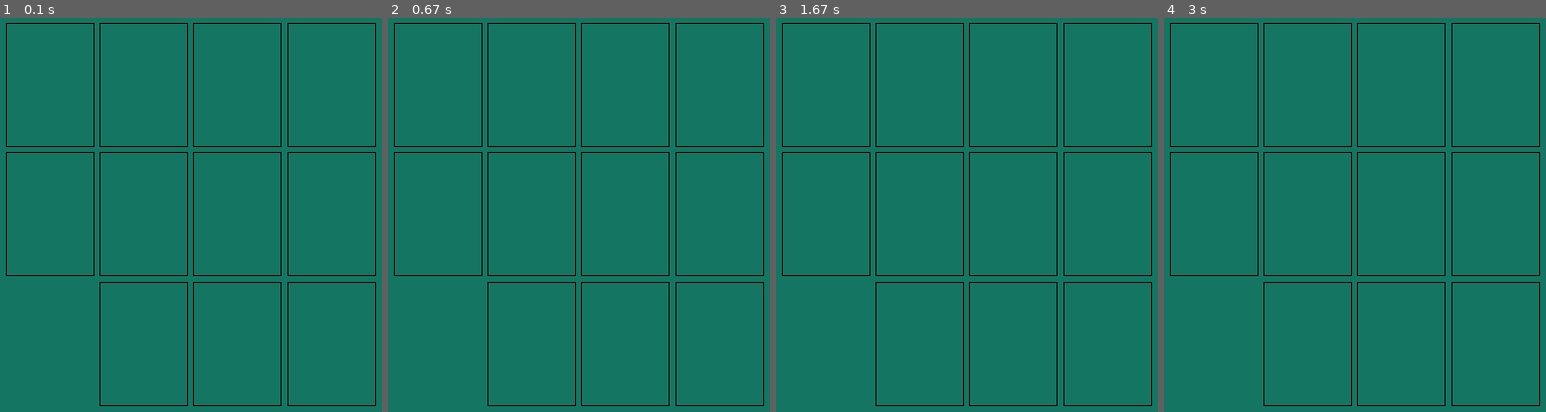
Above: before the commit, frames 1-4 (left to right).
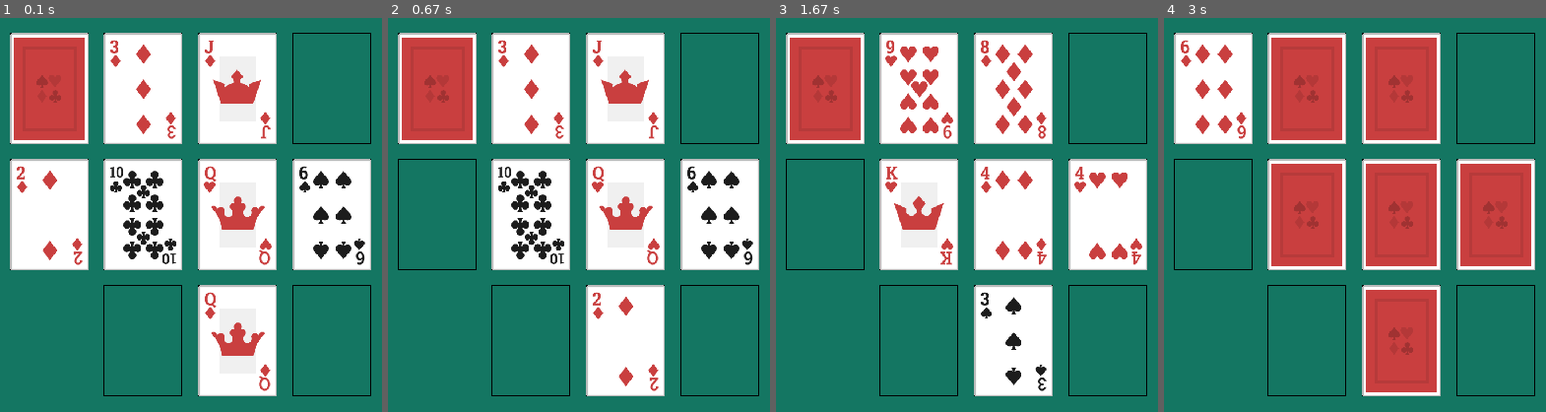
Above: after the commit, the same moments.

Repository: alexetsnyder/OuroborosPython
Game: pygame game, started from Pygame/FourSeasons/app.py
Same seed, same stepped clock (60 frames per second), same inputs: the game is played once before the commit and once after it.
Inputs (mouse positions are in pixels of both pictures, inside the frame that each line leads up to):
- Up to frame 1 (0.1 s): no input
- Up to frame 2 (0.67 s): press the mouse at (430, 218) at 0.37 s; move the mouse to (533, 262) at 0.47 s; release the mouse at (640, 301) at 0.6 s
- Up to frame 3 (1.67 s): tap F at 0.67 s; tap R at 1 s; press the mouse at (818, 218) at 1.37 s; move the mouse to (974, 246) at 1.47 s; release the mouse at (1131, 278) at 1.6 s
- Up to frame 4 (3 s): tap F at 2.23 s; click (outside the picture) at 2.25 s

The runs differ from the first frame. In frame 1, 50% of the frame differs, in the area x 1-99%, y 1-99%; in frame 2, 45%; in frame 3, 45%; in frame 4, 45%.

Commit message:
Bug Fixes and Refactoring
Bug Fixes including shuffling flipping all cards up, and cards not returning to proper tile, and Refactoring. Also added mouse right button down event that will flip any card clicked on.

Diff:
--- a/Pygame/FourSeasons/app.py
+++ b/Pygame/FourSeasons/app.py
@@ -30,9 +30,13 @@
 			self.surface = pygame.display.set_mode(self.size, pygame.RESIZABLE)
 			self.card_table.on_resize((0, 0), self.size)
 		elif event.type == pygame.MOUSEBUTTONUP:
-			self.card_table.on_mouse_button_up(event)
+			if event.button == MouseButton.LEFT:
+				self.card_table.on_mouse_left_button_up(event)
 		elif event.type == pygame.MOUSEBUTTONDOWN:
-			self.card_table.on_mouse_button_down(event)
+			if event.button == MouseButton.LEFT:
+				self.card_table.on_mouse_left_button_down(event)
+			elif event.button == MouseButton.RIGHT:
+				self.card_table.on_mouse_right_button_down(event)
 		elif event.type == pygame.MOUSEMOTION:
 			self.card_table.on_mouse_move(event)
 
--- a/Pygame/FourSeasons/four_seasons.py
+++ b/Pygame/FourSeasons/four_seasons.py
@@ -1,92 +1,79 @@
 #four_seasons.py
-import go
+import go, time
 import pygame, random
-from datetime import datetime
 from pygame import freetype
 from structs import *
 
 #To Do:
 #1) Font Size Changes do to window size.
-#2) Sort cards so, that you the correct show first, and are selected first.
+#2) Increase margin size.
 
 class Card:
 	SOURCE_FOLDER = 'Cards'
 	CARD_BACK_IMAGE_FILE = 'cardBack_red5.png'
 
-	def __init__(self, card_val, suit, slot_index, is_showing=False):
-		self.mw, self.mh = (5, 5)
+	def __init__(self, card_val, suit, tile_index, is_showing=False):
+		self.mouse_pos = (0, 0)
 		self.is_selected = False
-		self.mouse_pos = (0, 0)
+		self.mw, self.mh = (0, 0)
 		self.suit = suit
 		self.value = card_val
-		self.slot_index = slot_index
+		self.tile_index = tile_index
+		self.is_showing = is_showing
 		self.card_str = CARD_LETTERS[self.value]
 		self.suit_char = SUITS_CHAR[suit]
 		self.suit_str = SUITS_STR[suit]
 		self.suit_color = SUITS_COLOR[suit]
 		self.front_color = Color.ALICE_BLUE
 		self.back_color = Color.DEEP_SKY_BLUE
-		self.is_showing = is_showing
 		self.rect = go.Rect((0, 0), (0, 0), Color.TEAL_FELT)
 		self.card_back = pygame.image.load('{0}/{1}'.format(Card.SOURCE_FOLDER, Card.CARD_BACK_IMAGE_FILE)).convert()
 		self.card_front = pygame.image.load('{0}/card{1}{2}.png'.format(Card.SOURCE_FOLDER, self.suit_str, self.card_str)).convert()
-		# self.card_font_info = FontInfo(font_size=40, font_color=self.suit_color)
-		# self.suit_font_info = FontInfo(font_size=20, font_color=self.suit_color, font_name='segoeuiemoji')
-		# self.card_text = RenderText(self.card_str, font_info=self.card_font_info)
-		# self.suit_text = RenderText(self.suit_str, font_info=self.suit_font_info)
-		# self.border = Rect((0, 0), (0, 0), Color.BLACK, 2)
-
-	def on_click(self, event):
+
+	def on_mouse_left_button_down(self, event):
 		self.is_selected = True
 		self.mouse_pos = event.pos
 
-	def on_mouse_button_up(self, slot, new_slot_index):
-		x, y = slot.top_left
+	def on_mouse_left_button_up(self, tile, new_tile_index):
+		x, y = tile.top_left
 		self.is_selected = False
 		self.set_position(x, y, self.rect.w, self.rect.h)
-		self.slot_index = new_slot_index
-
-	def on_move(self, event):
+		self.tile_index = new_tile_index
+
+	def on_mouse_right_button_down(self):
+		self.is_showing = not self.is_showing
+
+	def on_mouse_move(self, event):
 		if self.is_selected:
 			new_pos = event.pos
 			v = go.Vector(*new_pos) - go.Vector(*self.mouse_pos)
 			self.move(v.v0, v.v1)
 			self.mouse_pos = new_pos
 
-	def on_resize(self, slot):
-		x, y = slot.top_left
-		w, h = slot.size
-		self.set_size(w, h)
-		self.set_position(x, y, w, h)
+	def on_resize(self, tile):
+		self.put(tile)
+
+	def put(self, tile):
+		self.set_size(*tile.size)
+		self.set_position(*tile.top_left, *tile.size)
 
 	def is_within(self, position):
 		return self.rect.is_within(position)
 
 	def set_size(self, w, h):
 		self.rect.set_size((w - self.mw, h - self.mh))
-		# self.border.set_size((w - self.mw, h - self.mh))
-
-	def set_slot(self, slot_index):
-		self.slot_index = slot_index
+
+	def set_tile(self, tile_index):
+		self.tile_index = tile_index
 
 	def set_position(self, x, y, w, h):
 		self.rect.set_position((x + self.mw // 2, y + self.mh // 2))
-		# cx, cy = (x + w // 2,  y + h // 2)
-		# self.card_text.set_position((cx, cy))
-		# self.suit_text.set_position((cx, cy + self.card_text.h))
-		# self.border.set_position((x + self.mw // 2, y + self.mh // 2))
 
 	def move(self, dx, dy):
 		self.rect.move(dx, dy)
-		#self.border.move(dx, dy)
-		# self.card_text.move(dx, dy)
-		# self.suit_text.move(dx, dy)
 
 	def update(self):
 		self.rect.update()
-		# self.card_text.update()
-		# self.suit_text.update()
-		# self.border.update()
 
 	def draw(self, surface):
 		x, y = self.rect.top_left
@@ -97,38 +84,48 @@
 		else:
 			card_image = self.card_back
 		surface.blit(pygame.transform.scale(card_image, (int(w), int(h))), (int(x), int(y)))
-		# self.rect.draw(surface)
-		# self.border.draw(surface)
-		# if self.is_showing:
-		# 	self.card_text.draw(surface)
-		# 	self.suit_text.draw(surface)
 
 def reverse(l):
 	return [l[j] for j in range(len(l) - 1, -1, -1)]
 
 class Deck:
+	SUIT_COUNT  = 4
+	CARD_COUNT  = 13
+	DEALT_CARDS = 7
+
 	def __init__(self):
-		self.seed = datetime.now()
-		random.seed(self.seed)
+		self.seed = -1
+		self.top_card = -1
 		self.deck = []
 		self.active_cards = []
-		self.top_card = -1
 		self.create()
 
+	def shuffle_seed(self):
+		self.seed = time.time()
+		random.seed(self.seed)
+
 	def on_resize(self, tiles):
 		for i in self.active_cards:
-			self.deck[i].on_resize(tiles[self.deck[i].slot_index])
-
-	def on_click(self, event):
+			card = self.deck[i]
+			card.on_resize(tiles[card.tile_index])
+
+	def on_mouse_left_button_down(self, event):
 		for i in reverse(self.active_cards):
-			if self.deck[i].is_within(event.pos):
+			card = self.deck[i]
+			if card.is_within(event.pos):
 				self.active_cards.remove(i)
 				self.active_cards.append(i)
-				print(self.active_cards)
-				self.deck[i].on_click(event)
+				card.on_mouse_left_button_down(event)
 				break
 
-	def on_mouse_button_up(self, tiles):
+	def on_mouse_right_button_down(self, event):
+		for i in reverse(self.active_cards):
+			card = self.deck[i]
+			if card.is_within(event.pos):
+				card.on_mouse_right_button_down()
+				break
+
+	def on_mouse_left_button_up(self, tiles):
 		selected_card = None
 		for i in self.active_cards:
 			if self.deck[i].is_selected:
@@ -136,52 +133,67 @@
 				break
 		if not selected_card == None:
 			max_area = 0
-			max_tile = None
-			max_index = self.deck[i].slot_index
-			for i, tile in tiles:
+			max_tile = tiles[selected_card.tile_index]
+			max_tile_index = selected_card.tile_index
+			for i, tile in [(i, tiles[i]) for i in range(len(tiles)) if not i == CardTable.NON_TILE]:
 				if selected_card.rect.is_intersecting(tile.rect):
 					area = selected_card.rect.intersecting(tile.rect).area()
 					if area > max_area:
 						max_area = area
 						max_tile = tile
-						max_index = i
-			selected_card.on_mouse_button_up(max_tile, max_index)
+						max_tile_index = i
+			selected_card.on_mouse_left_button_up(max_tile, max_tile_index)
 
 	def on_mouse_move(self, event):
 		for i in self.active_cards:
-			self.deck[i].on_move(event)
+			self.deck[i].on_mouse_move(event)
 
 	def create(self):
-		for suit in range(4):
-			for i in range(1, 14):
+		for suit in range(Deck.SUIT_COUNT):
+			for i in range(1, Deck.CARD_COUNT + 1):
 				self.deck.append(Card(i, suit, CardTable.DECK_TILE))
 
 	def shuffle(self):
+		self.shuffle_seed()
+		self.print_seed()
 		random.shuffle(self.deck)
 
-	def new_deal(self):
+	def deal(self, tiles):
+		for i in self.active_cards:
+			card = self.deck[i]
+			card.put(tiles[card.tile_index])
+
+	def new_deal(self, tiles):
 		self.reset()
-		self.deck[0].set_slot(CardTable.FOUNDATION_TILES[0])
-		self.deck[0].is_showing = True
-		for i in range(1, 6):
-			self.deck[i].set_slot(CardTable.TABLEAU_TILES[i - 1])
-			self.deck[i].is_showing = True
-		self.deck[6].set_slot(CardTable.DISCARD_TILE)
-		self.deck[6].is_showing = True
-		self.top_card = 7
-		self.active_cards += [i for i in range(8)]
+		self.shuffle()
+		self.draw_card(self.deck[0], CardTable.FOUNDATION_TILES[0])
+		for i in range(1, Deck.DEALT_CARDS - 1):
+			self.draw_card(self.deck[i], CardTable.TABLEAU_TILES[i - 1])
+		self.draw_card(self.deck[Deck.DEALT_CARDS - 1], CardTable.DISCARD_TILE)
+		self.top_card = Deck.DEALT_CARDS
+		self.active_cards += [i for i in range(Deck.DEALT_CARDS + 1)]
+		self.deal(tiles)
+
+	def draw_card(self, card, tile_index, is_showing=True):
+		card.set_tile(tile_index)
+		card.is_showing = is_showing
 
 	def reset(self):
 		self.active_cards.clear()
 		for card in self.deck:
-			card.set_slot(CardTable.DECK_TILE)
+			card.set_tile(CardTable.DECK_TILE)
+			card.is_showing = False
 
 	def top(self):
 		return self.deck[self.top_card]
 
 	def flip_cards(self):
 		for i in self.active_cards:
-			self.deck[i].is_showing = not self.deck[i].is_showing
+			card = self.deck[i]
+			card.is_showing = not card.is_showing
+
+	def print_seed(self):
+		print('Seed: {0}'.format(self.seed))
 
 	def update(self):
 		for i in self.active_cards:
@@ -193,12 +205,12 @@
 
 class CardTile:
 	def __init__(self, top_left, size):
-		self.x, self.y = self.top_left = top_left
 		self.w, self.h = self.size = size
+		self.left, self.top = self.top_left = top_left
 		self.rect = go.Rect(self.top_left, self.size, Color.BLACK, 1)
 
 	def set_position(self, top_left):
-		self.x, self.y = self.top_left = top_left
+		self.left, self.top = self.top_left = top_left
 		self.rect.set_position(self.top_left)
 
 	def set_size(self, size):
@@ -211,17 +223,24 @@
 	def draw(self, surface):
 		self.rect.draw(surface)
 
+class DeckTile (CardTile):
+	INDEX = 0
+
+class DiscardTile (CardTile):
+	INDEX = 1
+
+class NonTile:
+	INDEX = 2
+
 class TableueTile (CardTile):
-	pass
-
-class DeckTile (CardTile):
-	pass
-
-class DiscardTile (CardTile):
-	pass
+	INDEXES = [6, 4, 7, 10, 8]
+	def __init__(self, tile_index):
+		self.tile_index = tile_index
 
 class FoundationTile (CardTile):
-	pass
+	INDEXES = [3, 5, 9, 11]
+	def __init__(self, tile_index):
+		self.tile_index = tile_index
 
 class CardTable:
 	NON_TILE         = 2
@@ -229,27 +248,19 @@
 	DISCARD_TILE     = 1
 	TABLEAU_TILES    = [6, 4, 7, 10, 8]
 	FOUNDATION_TILES = [3, 5, 9, 11]
+	COLUMNS          = 4
+	ROWS             = 3
 	CARD_SIZE_RATIO  = 2.5 / 3.5
 
 	def __init__(self, position, size):
-		x, y = position
-		self.w, self.h = self.size = size
-		self.mw, self.mh = (5, 5)
+		self.mw, self.mh = (15, 15)
 		self.card_width, self.card_height = (0, 0)
-		self.x, self.y = self.origin = (x + self.w // 2, y + self.h // 2)
-		self.half_w, self.half_h = self.w / 2, self.h / 2
-		self.left_x, self.right_x = self.mw + self.x - self.half_w, self.x + self.half_w - self.mw
-		self.top_y, self.bottom_y = self.mh + self.y - self.half_h, self.y + self.half_h - self.mh
-		self.left_top = (self.left_x, self.top_y)
-		self.right_top = (self.right_x, self.top_y)
-		self.left_bottom = (self.left_x, self.bottom_y)
-		self.right_bottom = (self.right_x, self.bottom_y)
+		self.set_size(size)
+		self.set_position(position)
 		self.card_tiles = []
 		self.create()
 		self.deck = Deck()
-		print('Seed: {0}'.format(self.deck.seed))
-		self.deck.shuffle()
-		self.deck.new_deal()
+		self.deck.new_deal(self.card_tiles)
 
 	def get(self, index):
 		return self.card_tiles[index]
@@ -261,6 +272,12 @@
 	def set_position(self, position):
 		x, y = position
 		self.x, self.y = self.origin = (x + self.w // 2, y + self.h // 2)
+		self.left, self.right = self.mw + self.x - self.half_w, self.x + self.half_w - self.mw
+		self.top, self.bottom = self.mh + self.y - self.half_h, self.y + self.half_h - self.mh
+		self.left_top = (self.left, self.top)
+		self.right_top = (self.right, self.top)
+		self.left_bottom = (self.left, self.bottom)
+		self.right_bottom = (self.right, self.bottom)
 
 	def assay(self):
 		self.card_height = 2 * (self.half_h - 2 * self.mh) / 3
@@ -276,18 +293,18 @@
 
 	def create(self):
 		self.assay()
-		for i in range(4):
-			for j in range(3):
-				cx = self.left_x + i * (self.card_width + self.mw)
-				cy = self.top_y + j * (self.card_height + self.mh)
+		for i in range(CardTable.COLUMNS):
+			for j in range(CardTable.ROWS):
+				cx = self.left + i * (self.card_width + self.mw)
+				cy = self.top + j * (self.card_height + self.mh)
 				self.card_tiles.append(CardTile((cx, cy), self.card_size))
 		self.recenter()
 
 	def recenter(self):
 		extra_w = (self.w - (4 * self.card_width  + 5 * self.mw)) // 2
 		extra_h = (self.h - (3 * self.card_height + 4 * self.mh)) // 2
-		for i in range(4):
-			for j in range(3):
+		for i in range(CardTable.COLUMNS):
+			for j in range(CardTable.ROWS):
 				card_tile = self.card_tiles[4 * j + i]
 				x, y = card_tile.rect.top_left
 				card_tile.set_position((x + extra_w, y + extra_h))
@@ -299,41 +316,31 @@
 		self.create()
 		self.deck.on_resize(self.card_tiles)
 
-	def on_mouse_button_up(self, event):
-		self.deck.on_mouse_button_up(self.tiles())
-		# max_area = 0
-		# max_index = self.card.slot_index
-		# for i, slot in self.tiles():
-		# 	if self.card.rect.is_intersecting(slot.rect):
-		# 		area = self.card.rect.intersecting(slot.rect).area()
-		# 		if area > max_area:
-		# 			max_area = area
-		# 			max_index = i
-		#self.card.on_mouse_button_up(*self.get(max_index).top_left, max_index)
-
-	def on_mouse_button_down(self, event):
-		self.deck.on_click(event)
-		#self.card.on_click(event)
+	def on_mouse_left_button_up(self, event):
+		self.deck.on_mouse_left_button_up(self.card_tiles)
+
+	def on_mouse_left_button_down(self, event):
+		self.deck.on_mouse_left_button_down(event)
+
+	def on_mouse_right_button_down(self, event):
+		self.deck.on_mouse_right_button_down(event)
 
 	def on_mouse_move(self, event):
 		self.deck.on_mouse_move(event)
-		#self.card.on_move(event)
 
 	def tiles(self):
-		return ((i, self.card_tiles[i]) for i in range(len(self.card_tiles)) if not i == CardTable.NON_TILE)
+		return [self.card_tiles[i] for i in range(len(self.card_tiles)) if not i == CardTable.NON_TILE]
 
 	def flip_cards(self):
 		self.deck.flip_cards()
 
 	def new_shuffle(self):
-		self.deck.shuffle()
-		self.deck.new_deal()
+		self.deck.new_deal(self.card_tiles)
 
 	def update(self):
 		pass
 
 	def draw(self, surface):
-		for i, slot in self.tiles():
-			slot.draw(surface)
+		for tile in self.tiles():
+			tile.draw(surface)
 		self.deck.draw(surface)
-		#self.card.draw(surface)
--- a/Pygame/FourSeasons/structs.py
+++ b/Pygame/FourSeasons/structs.py
@@ -14,6 +14,13 @@
 	YELLOW 		  = (255, 255,   0)
 	SAND          = ( 76,  70,  50)
 	SILVER 		  = (192, 192, 192)
+
+class MouseButton:
+	LEFT           = 1
+	MIDDLE         = 2
+	RIGHT          = 3
+	FORWARD_WHEEL  = 4
+	BACKWARD_WHEEL = 5
 
 class Suits:
 	DIAMONDS = 0
